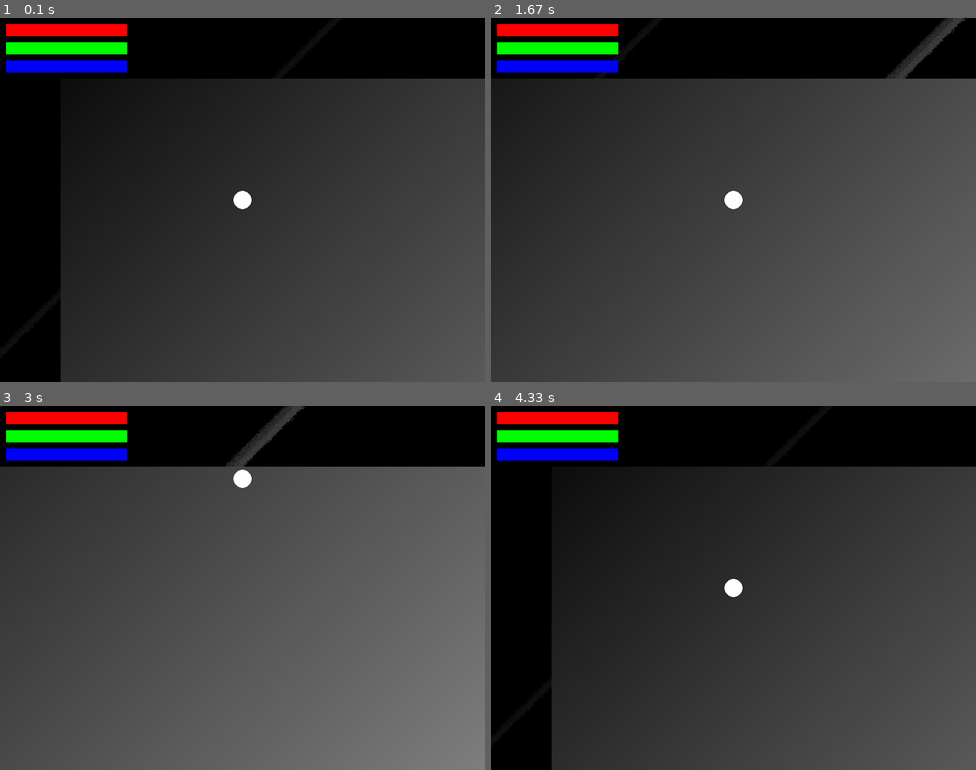
Above: before the commit, frames 1-4 (two rows, left to right).
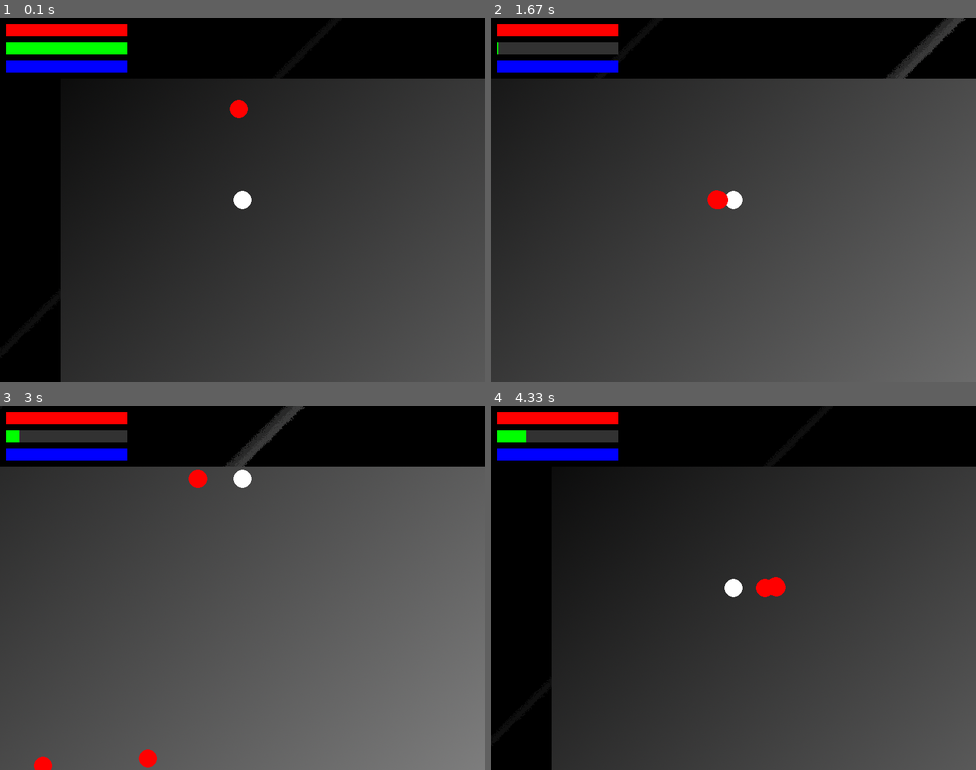
Above: after the commit, the same moments.

Repository: NGBRDCH1EF/First-Pygame
Game: pygame game, started from rpg/main.py
Two runs of this game, one before a commit and one after it. Both use one fixed random seed, a clock stepped at 60 frames per second and the inputs below.
Inputs (mouse positions are in pixels of both pictures, inside the frame that each line leads up to):
- Up to frame 1 (0.1 s): no input
- Up to frame 2 (1.67 s): click (733, 200) at 0.38 s; click (888, 189) at 0.72 s; hold D 1-1.47 s; click (617, 203) at 1.55 s
- Up to frame 3 (3 s): click (291, 668) at 1.88 s; hold W 2.17-2.47 s; hold D 2.5-2.97 s
- Up to frame 4 (4.33 s): hold A 3-3.53 s; hold S 3.57-3.87 s; hold A 3.9-4.3 s

The runs differ from the first frame. In frame 1, 0.1% of the frame differs, in the area x 47-52%, y 22-28%; in frame 2, 1.0%; in frame 3, 1.1%, in the area x 4-43%, y 6-100%; in frame 4, 0.9%.

Commit message:
feat: enhance weapon system with stamina cost and update weapon art paths; improve character and enemy interactions

Diff:
--- a/rpg/data/weapons.py
+++ b/rpg/data/weapons.py
@@ -4,10 +4,11 @@
 class Weapon:
     name: str
     damage: int
-    reach: float          # pixels
-    arc_deg: float        # total arc in degrees
-    cooldown: float       # seconds
-    art:str               # path to art asset
+    reach: float      # pixels
+    arc_deg: float    # total arc
+    cooldown: float   # seconds
+    art: str  # path to art asset
+    stamina_cost: int = 10  # default stamina cost per attack
 
 
 # Example weapons
@@ -18,7 +19,8 @@
     reach=40,
     arc_deg=60,
     cooldown=0.3,
-    art = "rpg/assets/weapons/dagger.png"
+    stamina_cost=5,
+    art = "rpg/assets/dagger.png"
 )
 
 SWORD = Weapon(
@@ -27,7 +29,8 @@
     reach=60,
     arc_deg=100,
     cooldown=0.5,
-    art = "rpg/assets/weapons/sword.png"
+    stamina_cost=15,
+    art = "rpg/assets/sword.png"
 )
 
 HALBERD = Weapon(
@@ -36,5 +39,6 @@
     reach=90,
     arc_deg=70,
     cooldown=0.8,
-    art = "rpg/assets/weapons/halberd.png"
+    stamina_cost=25,
+    art = "rpg/assets/halberd.png"
 )
--- a/rpg/entities/character.py
+++ b/rpg/entities/character.py
@@ -1,5 +1,6 @@
 import pygame
 import data.colors as c
+import data.weapons
 
 class Character:
     def __init__(self, name: str, pos: pygame.Vector2):
@@ -20,9 +21,15 @@
         self.mana = self.max_mana
         self.stamina = self.max_stamina
 
+        self.health_regen_rate = 1    # per second
+        self.mana_regen_rate = 5      # per second
+        self.stamina_regen_rate = 10   # per second
+
 
         self.inventory = []
         self.equipped_items = {}
+
+        self.alive = True
 
     def get_speed(self) -> float:
         speed = self.base_speed
@@ -34,14 +41,23 @@
 
     def update(self, dt: float):
         self.pos += self.velocity * dt
-        if self.velocity != pygame.Vector2(0, 0):
-            print(self.pos)
 
-    def draw(self, surface, camera):
+        self.health = min(self.max_health, self.health + self.health_regen_rate * dt)
+        self.mana = min(self.max_mana, self.mana + self.mana_regen_rate * dt)
+        self.stamina = min(self.max_stamina, self.stamina + self.stamina_regen_rate * dt)
+
+        if self.health <= 0:
+            self.alive = False
+        if self.stamina < 0:
+            self.stamina = 0
+        if self.mana < 0:
+            self.mana = 0
+
+    def draw(self, surface, camera,color = c.WHITE):
         screen_pos = camera.apply(self.pos)
         pygame.draw.circle(
             surface,
-            c.WHITE,
+            color,
             (int(screen_pos.x), int(screen_pos.y)),
             15
         )
--- a/rpg/entities/enemy.py
+++ b/rpg/entities/enemy.py
@@ -8,4 +8,20 @@
         direction = (player_pos - self.pos)
         if direction.length_squared() > 0:
             direction = direction.normalize()
-        self.velocity = direction * (self.get_speed() * 0.6)
+        self.velocity = direction * (self.get_speed()*0.75)
+
+        #avoid overlapping with player
+        dist_to_player = (player_pos - self.pos).length()
+        if dist_to_player < 30 and dist_to_player > 20:
+            self.velocity = pygame.Vector2(0, 0)
+
+    def take_damage(self, amount: int):
+        self.health -= amount
+        print(f"{self.name} takes {amount} damage! Health is now {self.health}.")
+        if self.health <= 0:
+            self.die()
+
+    def die(self):
+        self.alive = False
+        self.velocity = pygame.Vector2(0, 0)
+        print(f"{self.name} has died.")
--- a/rpg/entities/player.py
+++ b/rpg/entities/player.py
@@ -1,5 +1,7 @@
 from entities.character import Character
 import pygame
+from systems.camera import Camera
+import math
 
 class Player(Character):
     def handle_input(self, keys):
@@ -10,3 +12,45 @@
         if direction.length_squared() > 0:
             direction = direction.normalize()
         self.velocity = direction * self.get_speed()
+
+    def try_attack(self,enemies:list = None, camera:Camera=None):
+        weapon = self.equipped_items.get('weapon', None)
+        if weapon is None:
+            print(f"{self.name} has no weapon equipped!")
+            return
+        damage = weapon.damage
+        if self.stamina < weapon.stamina_cost:
+            damage = damage // 2  # half damage if low stamina
+        self.stamina -= weapon.stamina_cost
+
+        mouse_pos = camera.screen_to_world(pygame.Vector2(pygame.mouse.get_pos()))
+        attack_vec = mouse_pos - self.pos
+
+        if attack_vec.length_squared() == 0:
+            return
+
+        attack_dir = attack_vec.normalize()
+
+        if attack_dir.length_squared() == 0:
+            return
+
+        arc_cos = math.cos(math.radians(weapon.arc_deg / 2))
+
+        for enemy in enemies:
+            if not getattr(enemy, "alive", True):
+                continue
+
+            to_enemy = enemy.pos - self.pos
+            dist = to_enemy.length()
+
+            if dist > weapon.reach or dist == 0:
+                continue
+
+            if attack_dir.dot(to_enemy / dist) >= arc_cos:
+                enemy.take_damage(damage)
+                self.stamina -= weapon.stamina_cost
+
+
+
+    def equip_weapon(self, weapon):
+        self.equipped_items['weapon'] = weapon
--- a/rpg/main.py
+++ b/rpg/main.py
@@ -1,4 +1,5 @@
 import pygame
+import random
 from entities.character import Character
 from entities.player import Player
 from entities.enemy import Enemy
@@ -18,10 +19,11 @@
 
 #player setup
 player = Player('Player1',pygame.Vector2(WIDTH//2,HEIGHT//2))
-
+player.equipped_items['weapon'] = data.weapons.HALBERD
 
 #entity lists
 enemies:list[Enemy] = []
+weapons_in_world:list[data.weapons.Weapon] = []
 
 #ui objects
 health_bar  = StatusBar((10,10), (200,20), c.RED,   lambda: player.health,  player.max_health)
@@ -39,6 +41,9 @@
 background_image = pygame.transform.scale(background_image, (2000, 2000))
 world_background.blit(background_image, (0, 0))
 
+#weapons
+
+
 #main game loop
 running = True
 while running:
@@ -47,6 +52,9 @@
     for event in pygame.event.get():
         if event.type == pygame.QUIT:
             running = False
+        if event.type == pygame.MOUSEBUTTONDOWN:
+            if event.button == 1:  # Left click
+                player.try_attack(enemies, camera)
 
     #input handling---------
     keys = pygame.key.get_pressed()
@@ -55,6 +63,22 @@
 
     #update-----------------
     player.update(dt)
+    for e in enemies[:]:
+        e.think(player.pos)
+        e.update(dt)
+        if not e.alive:
+            enemies.remove(e)
+
+    #spawn enemies for testing
+    if len(enemies) < 5:
+        enemy = Enemy(f"Enemy{len(enemies)+1}", pygame.Vector2(
+            pygame.Vector2(
+                random.randint(0, 2000),
+                random.randint(0, 2000)
+            )
+        ))
+        enemies.append(enemy)
+
 
 
     #update UI elements
@@ -69,6 +93,9 @@
     camera.follow(player.pos)
     player.draw(window, camera)
 
+    for enemy in enemies:
+        enemy.draw(window, camera,color=c.RED)
+
 
 
     #draw UI elements
--- a/rpg/systems/camera.py
+++ b/rpg/systems/camera.py
@@ -17,3 +17,6 @@
 
     def apply(self, world_pos: pygame.Vector2) -> pygame.Vector2:
         return world_pos - self.offset
+
+    def screen_to_world(self, screen_pos) -> pygame.Vector2:
+        return pygame.Vector2(screen_pos) + self.offset
